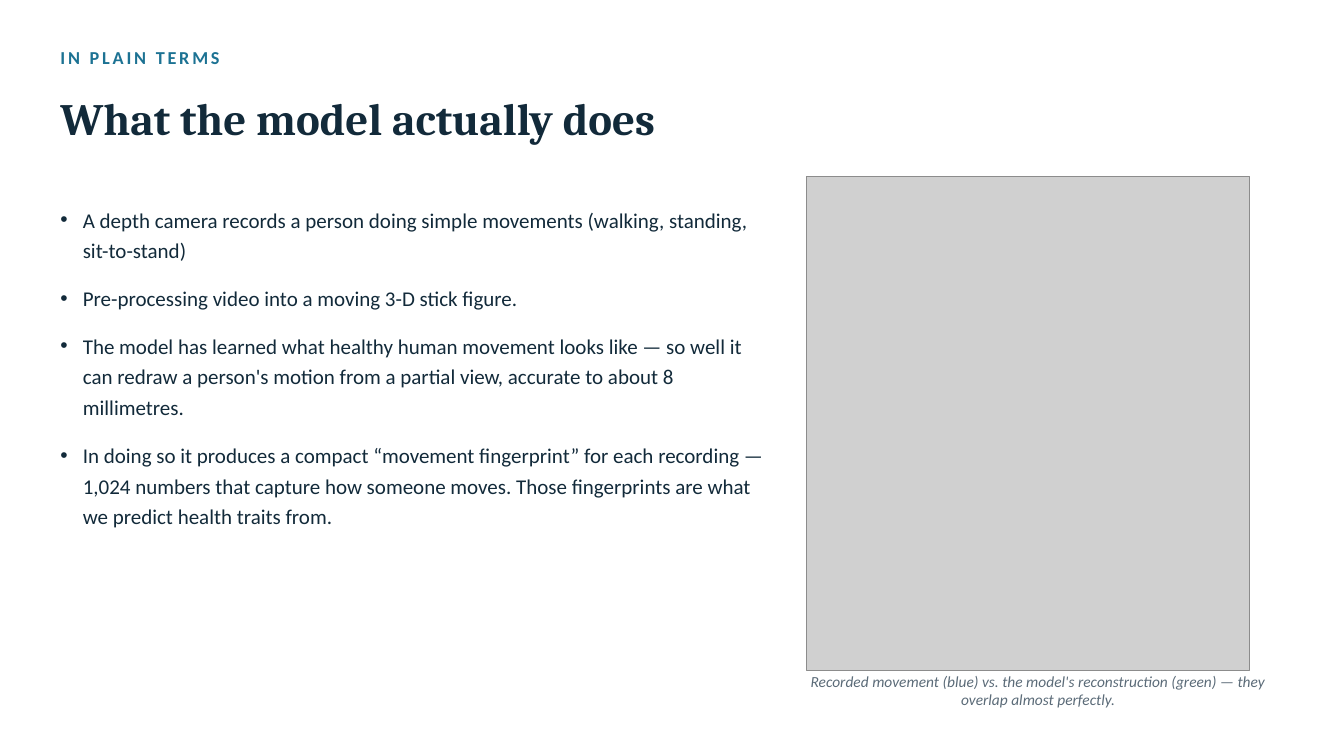
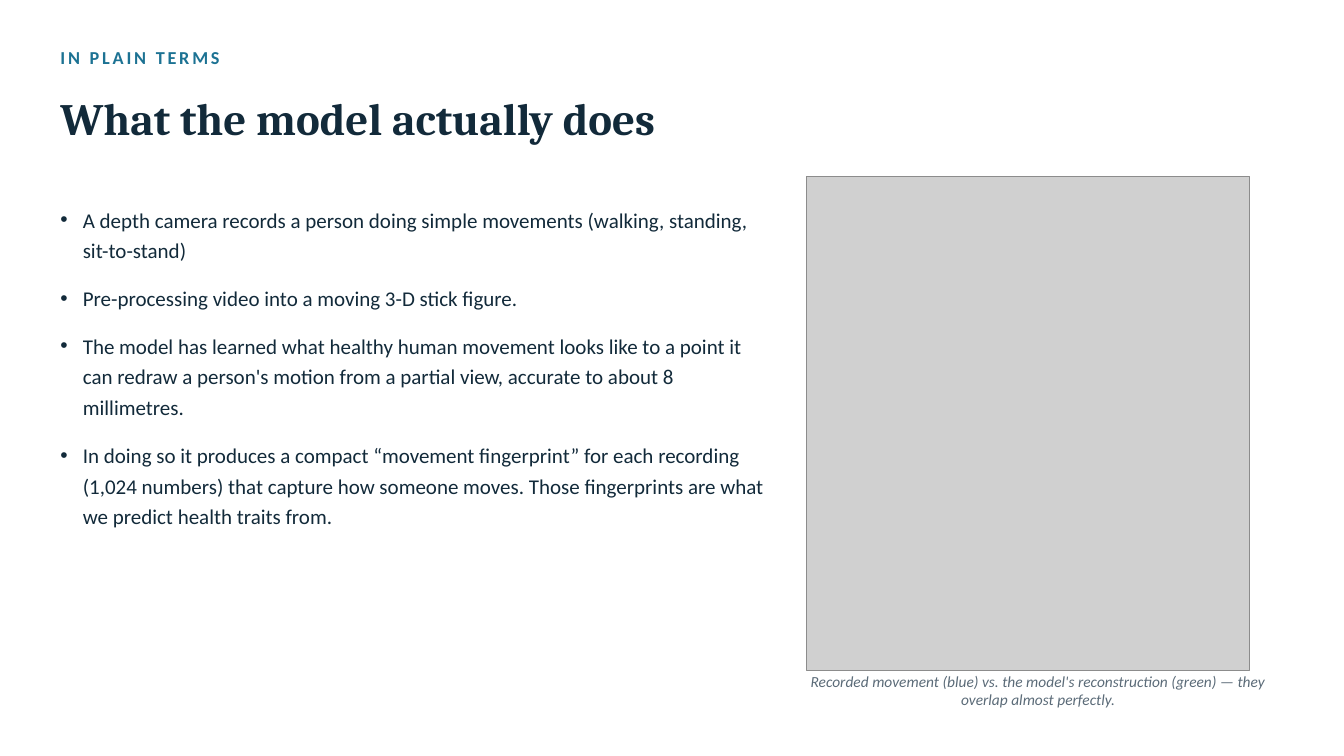
Before and after one commit to AdamGabet/GaitPredict, a slide deck: slide 3 of BioPilot/03_deliverables/Part1_Gait_Model_Migration.pptx. Drawn at 1344x756 pixels with LibreOffice and Linux fonts; fonts in the diff are those of the drawing; grey boxes stand for pictures. Boxes give left, top, right and bottom in pixels: in the first picture for what was removed or moved away, otherwise in the second. Text is boxed around its words. In the diff, an @@ line names an element or a change of style, - is before the commit and + after.

```diff
--- a/BioPilot/03_deliverables/Part1_Gait_Model_Migration.pptx
+++ b/BioPilot/03_deliverables/Part1_Gait_Model_Migration.pptx
@@ text at bbox=[83, 339, 763, 528]: text changed @@
-• The model has learned what healthy human movement looks like — so well it can redraw a person's motion from a partial view, accurate to about 8 millimetres.
-• In doing so it produces a compact “movement fingerprint” for each recording — 1,024 numbers that capture how someone moves. Those fingerprints are what we predict health traits from.
+• The model has learned what healthy human movement looks like to a point it can redraw a person's motion from a partial view, accurate to about 8 millimetres.
+• In doing so it produces a compact “movement fingerprint” for each recording (1,024 numbers) that capture how someone moves. Those fingerprints are what we predict health traits from.
```
Also in this commit, not shown: 7 other slides changed, 1 other file.
